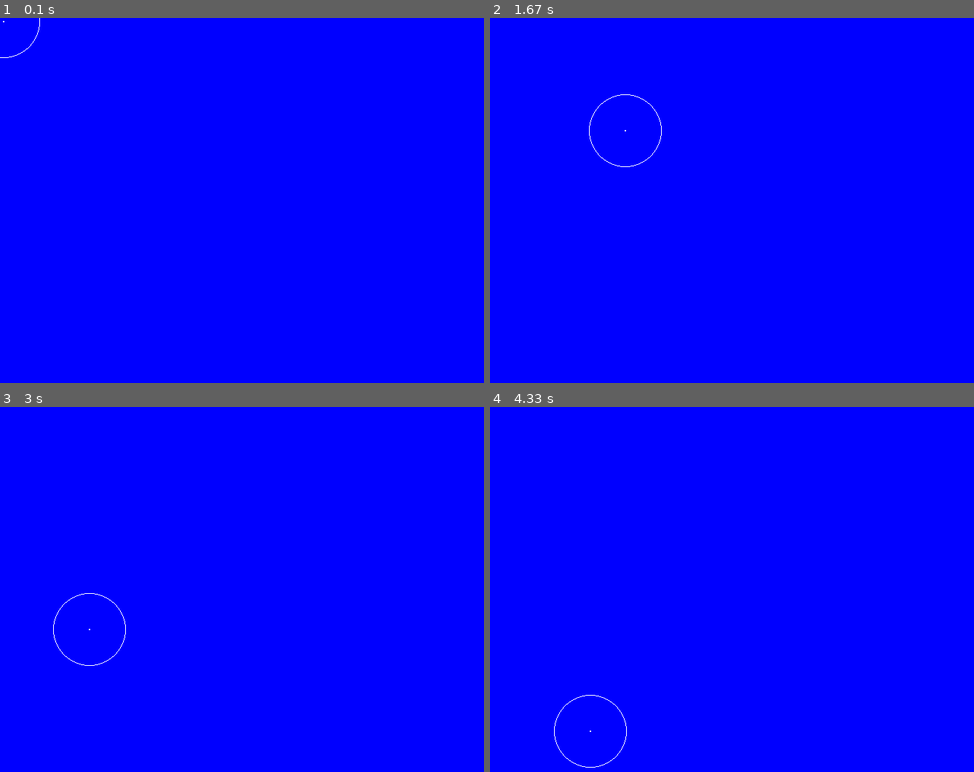
Above: before the commit, frames 1-4 (two rows, left to right).
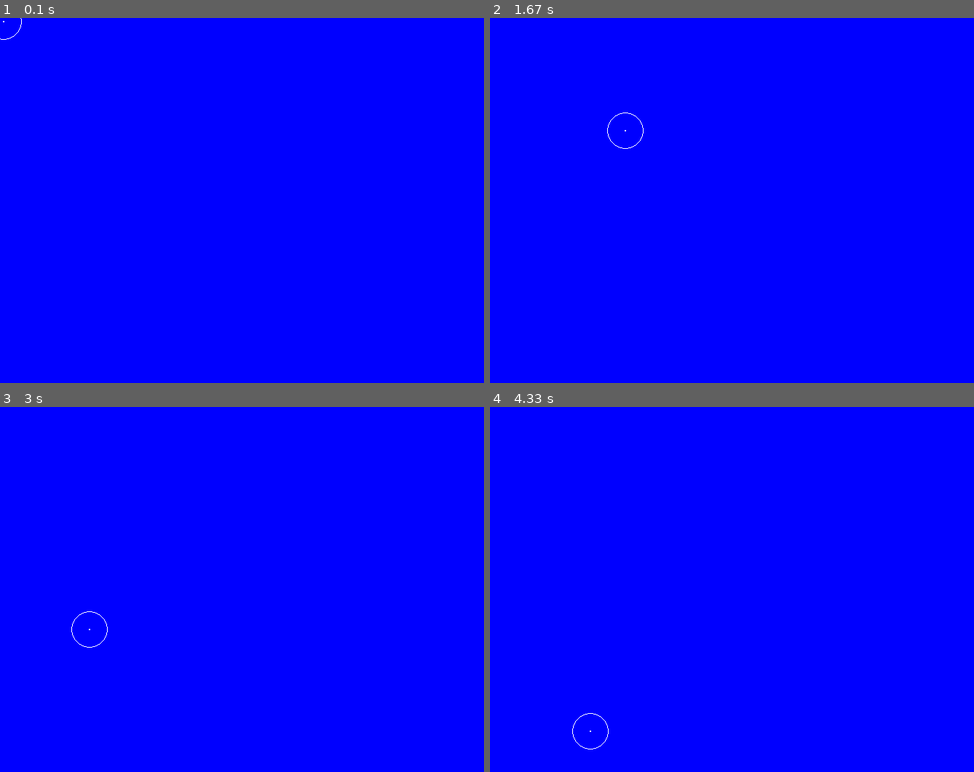
Above: after the commit, the same moments.

Repository: saegl5/myprojects
Game: pygame game, started from Codes/pygame-interaction-part-1.py
Two runs of this game, one before a commit and one after it. Both use one fixed random seed, a clock stepped at 60 frames per second and the inputs below.
Inputs (mouse positions are in pixels of both pictures, inside the frame that each line leads up to):
- Up to frame 1 (0.1 s): no input
- Up to frame 2 (1.67 s): click (746, 204) at 0.38 s; click (794, 288) at 0.72 s; click (935, 335) at 1.05 s; click (625, 131) at 1.38 s
- Up to frame 3 (3 s): click (256, 640) at 1.72 s; click (183, 516) at 2.05 s; click (435, 691) at 2.38 s; click (87, 629) at 2.72 s
- Up to frame 4 (4.33 s): click (596, 520) at 3.05 s; click (625, 658) at 3.38 s; click (930, 680) at 3.72 s; click (591, 731) at 4.05 s

The runs differ from the first frame. In frame 1, less than 0.1% of the frame differs, in the area x 0-9%, y 0-11%; in frame 2, 0.1%, in the area x 20-36%, y 20-41%; in frame 3, 0.1%; in frame 4, 0.1%.

Commit message:
using smaller circle

Diff:
--- a/Codes/pygame-interaction-combined-separate-track/pygame-interaction-combined-separate-track.py
+++ b/Codes/pygame-interaction-combined-separate-track/pygame-interaction-combined-separate-track.py
@@ -27,11 +27,11 @@
 # --- Functions
 def draw_circle_mouse_trackpad(screen, color, x_offset1, y_offset1):
     # Draw a circle
-    pygame.draw.circle(screen, color, (0+x_offset1, 0+y_offset1), radius=50, width=1)
+    pygame.draw.circle(screen, color, (0+x_offset1, 0+y_offset1), radius=25, width=1)
     pygame.draw.circle(screen, color, (0+x_offset1, 0+y_offset1), radius=1, width=1)
 def draw_circle_keyboard(screen, color, x_offset2, y_offset2):
     # Draw a circle
-    pygame.draw.circle(screen, color, (0+x_offset2, 0+y_offset2), radius=50, width=1)
+    pygame.draw.circle(screen, color, (0+x_offset2, 0+y_offset2), radius=25, width=1)
     pygame.draw.circle(screen, color, (0+x_offset2, 0+y_offset2), radius=1, width=1)
 # -------------
 
--- a/Codes/pygame-interaction-combined/pygame-interaction-combined.py
+++ b/Codes/pygame-interaction-combined/pygame-interaction-combined.py
@@ -24,7 +24,7 @@
 # --- Functions
 def draw_circle(screen, x_offset, y_offset):
     # Draw a circle
-    pygame.draw.circle(screen, WHITE, (0+x_offset, 0+y_offset), radius=50, width=1)
+    pygame.draw.circle(screen, WHITE, (0+x_offset, 0+y_offset), radius=25, width=1)
     pygame.draw.circle(screen, WHITE, (0+x_offset, 0+y_offset), radius=1, width=1)
 # -------------
 
--- a/Codes/pygame-interaction-part-1.py
+++ b/Codes/pygame-interaction-part-1.py
@@ -21,7 +21,7 @@
 # --- Functions
 def draw_circle(screen, x_offset, y_offset):
     # Draw a circle
-    pygame.draw.circle(screen, WHITE, (0+x_offset, 0+y_offset), radius=50, width=1)
+    pygame.draw.circle(screen, WHITE, (0+x_offset, 0+y_offset), radius=25, width=1)
     pygame.draw.circle(screen, WHITE, (0+x_offset, 0+y_offset), radius=1, width=1)
 # -------------
 
--- a/Codes/pygame-interaction-part-2/pygame-interaction-part-2.py
+++ b/Codes/pygame-interaction-part-2/pygame-interaction-part-2.py
@@ -24,7 +24,7 @@
 # --- Functions
 def draw_circle(screen, x_offset, y_offset):
     # Draw a circle
-    pygame.draw.circle(screen, WHITE, (0+x_offset, 0+y_offset), radius=50, width=1)
+    pygame.draw.circle(screen, WHITE, (0+x_offset, 0+y_offset), radius=25, width=1)
     pygame.draw.circle(screen, WHITE, (0+x_offset, 0+y_offset), radius=1, width=1)
 # -------------
 
--- a/Codes/pygame-interaction-part-3.py
+++ b/Codes/pygame-interaction-part-3.py
@@ -23,7 +23,7 @@
 # --- Functions
 def draw_circle(screen, x_offset, y_offset):
     # Draw a circle
-    pygame.draw.circle(screen, WHITE, (0+x_offset, 0+y_offset), radius=50, width=1)
+    pygame.draw.circle(screen, WHITE, (0+x_offset, 0+y_offset), radius=25, width=1)
     pygame.draw.circle(screen, WHITE, (0+x_offset, 0+y_offset), radius=1, width=1)
 # -------------
 
--- a/Codes/pygame-interaction-part-4/pygame-interaction-part-4.py
+++ b/Codes/pygame-interaction-part-4/pygame-interaction-part-4.py
@@ -24,7 +24,7 @@
 # --- Functions
 def draw_circle(screen, x_offset, y_offset):
     # Draw a circle
-    pygame.draw.circle(screen, WHITE, (0+x_offset, 0+y_offset), radius=50, width=1)
+    pygame.draw.circle(screen, WHITE, (0+x_offset, 0+y_offset), radius=25, width=1)
     pygame.draw.circle(screen, WHITE, (0+x_offset, 0+y_offset), radius=1, width=1)
 # -------------
 
